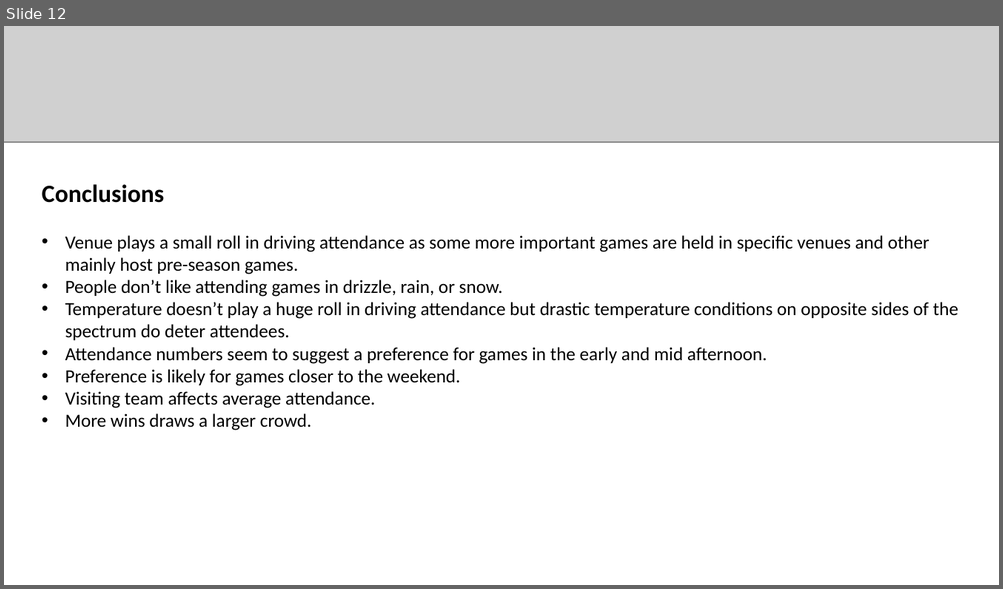
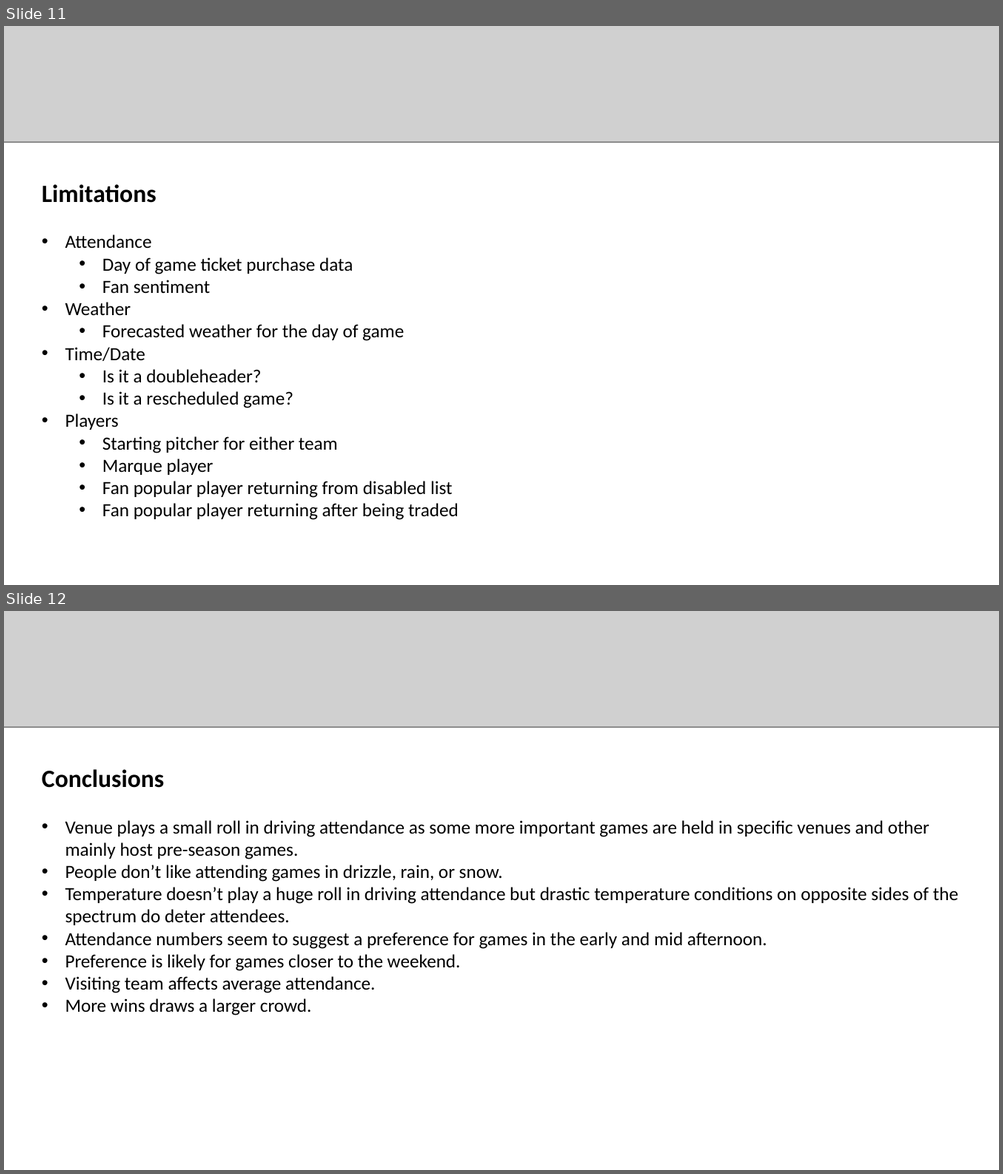
Before and after one commit to jorgepires311/Baseball-Attendance, a slide deck: Baseball_Attendance.pptx. Shown one above the other, each under a label of ours: slide 12 before the commit, slides 11 and 12 after it. The pictures are 1003x589 and 1003x1174 pixels, drawn with LibreOffice and Linux fonts; fonts in the diff are those of the drawing; grey boxes stand for pictures. Boxes give left, top, right and bottom in pixels: in the first picture for what was removed or moved away, otherwise in the second. Text is boxed around its words. In the diff, an @@ line names an element or a change of style, - is before the commit and + after.

```diff
--- a/Baseball_Attendance.pptx
+++ b/Baseball_Attendance.pptx
@@ slide 11 added at <box>4,26,999,585</box>, background #FFFFFF @@
@@ picture added at <box>4,26,999,142</box> @@
@@ text added at <box>42,184,458,520</box>, 18 pt, text #000000 @@
+Limitations
+• Attendance
+  • Day of game ticket purchase data
+  • Fan sentiment
+• Weather
+  • Forecasted weather for the day of game
+• Time/Date
+  • Is it a doubleheader?
+  • Is it a rescheduled game?
+• Players
+  • Starting pitcher for either team
+  • Marque player
+  • Fan popular player returning from disabled list
+  • Fan popular player returning after being traded
```
Also in this commit, not shown: 3 slides changed, 1 slide removed.
